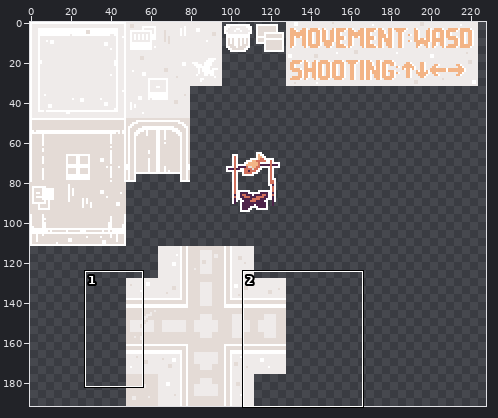
File history of a sprite sheet, assets/tilesets/tileset.png. The first picture is a wide view before the edit; the outline marks the close-up.
Close-up. Old version:
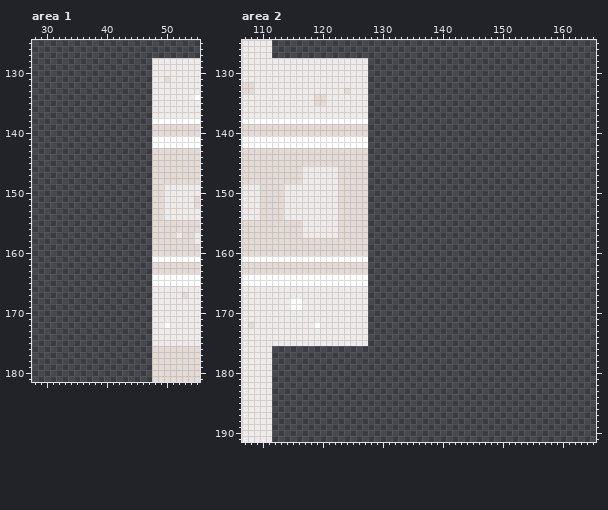
The file is 320x192 pixels. Shown: area 1: x 28..55, y 125..181; area 2: x 107..165, y 125..191. The wide view leaves out empty margins. The commit also changed other parts of the picture, which this record leaves out.
After:
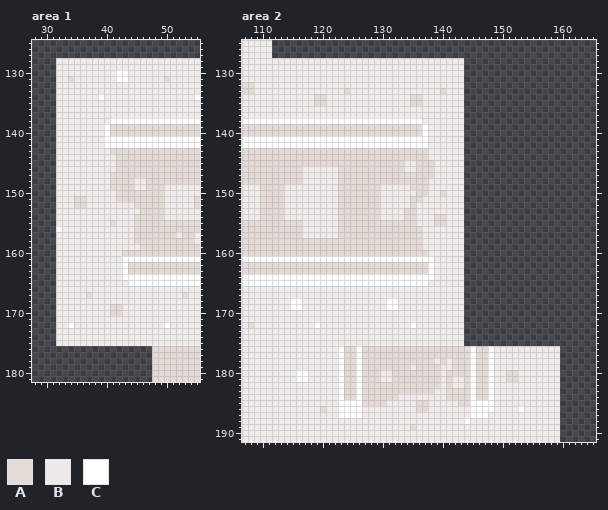
Palette (. is transparent): A #e4dbd6  B #efebea  C #ffffff
What changed:
Changed rows in their new state; - is an unchanged pixel.
Area 1:
first column x 32:
128 BBBBBBBBBBBBBBBB
129 BBBBBBBBBBBBBBBB
130 BBBBBBBBBBCCBBBB
131 BBABBBBBBBCCBBBB
132 BBBBBBBBBBBBBBBB
133 BBBBBBBBBBBBBBBB
134 BBBBBBBCBBBBBBBB
135 BBBBBBBBBBBBBBBB
136 BBBBBBBBBBBBBBBB
137 BBBBBBBBBBBBBBBB
138 BBBBBBBBBCCCCCCC
139 BBBBBBBBCAAAAAAA
140 BBBBBBBBCAAAAAAA
141 BBBBBBBBCCCCCCCC
142 BBBBBBBBCCCCCCCC
143 BBBBBBBBBAAAAAAA
144 BBBBBBBBBBAAAAAA
145 BBBBBBBBBBAAAAAA
146 BBBBBBBBBBAAAAAA
147 BBBBBBBBBAAAAAAA
148 BBBBBBBBBAAAABBA
149 BBBBBBBBBAAAABBA
150 BBBBBBBBBBAAAAAA
151 BBBAABBBBBAAAAAA
152 BBBAABBBBBBBBAAA
153 BBBBBBBBBBBBBBAA
154 BBBBBBBBBBBBBAAA
155 BBBBBBBBBABBBAAA
156 CBBBBBBBBBBBBAAA
157 BBBBBBBBBBBBBAAA
158 BBBBBBBBBBBBBAAA
159 BBBBBBBBBBBBBBAA
160 BBBBBBBBBBBAAAAA
161 BBBBBBBBBBBCCCCC
162 BBBBBBBBBBBCAAAA
163 BBBBBBBBBBBCAAAA
164 BBBBBBBBBBBCCCCC
165 BBBBBBBBBBBBCCCC
166 BBBBBBBBBBBBBBBB
167 BBBBBABBBBBBBBBB
168 BBBBBBBBBBBBBBBB
169 BBBBBBBBBAABBBBB
170 BBBBBBBBBAABBBBB
171 BBBBBBBBBBBBBBBB
172 BBCBBBBBBBBBBBBB
173 BBBBBBBBBBBBBBBB
174 BBBBBBBBBBBBBBBB
175 BBBBBBBBBBBBBBBB
Area 2:
first column x 112:
128 ----------------BBBBBBBBBBBBBBBB----------------
129 ----------------BBBBBBBBBBBBBBBB----------------
130 ----------------BBBBBBBBBBBBBBBB----------------
131 ----------------BBBBBBBBBBBBBBBB----------------
132 ----------------BBBBBBBBBBBBBBBB----------------
133 ----------------BBBBBBBBBBBBABBB----------------
134 ----------------BBBBBBBAABBBBBBB----------------
135 ----------------BBBBBBBAABBBBBBB----------------
136 ----------------BBBBBBBBBBBBBBBB----------------
137 ----------------BBBBBBBBBBBBBBBB----------------
138 ----------------CCCCCCCCCBBBBBBB----------------
139 ----------------AAAAAAAAACBBBBBB----------------
140 ----------------AAAAAAAAACBBBBBB----------------
141 ----------------CCCCCCCCCCBBBBBB----------------
142 ----------------CCCCCCCCCCBBBBBB----------------
143 ----------------AAAAAAAAAABBBBBB----------------
144 ----------------AAAAAAAAAABBBBBB----------------
145 ----------------AAAAAABBAAABBBBB----------------
146 ----------------AAAAAABBAAABBBBB----------------
147 ----------------AAAAAAAAAAABBBBB----------------
148 ----------------AAAAAAAAAABBBBBB----------------
149 ----------------AABBBBBAAABBBBBB----------------
150 ----------------AABBBBBBAABBABBB----------------
151 ----------------AABBBBBAABBBBBBB----------------
152 ----------------AABBBBBABBBBBBBB----------------
153 ----------------AABBBBAABBBBBBBB----------------
154 ----------------AABBBBAABBBAABBB----------------
155 ----------------AAAAAAAABBBAABBB----------------
156 ----------------AAAAAAAAABBBBBBB----------------
157 ----------------AAAAAAAAABBBBBBB----------------
158 ----------------AAAAAAAAABBBBBBB----------------
159 ----------------AAAAAAAAABBBBBBB----------------
160 ----------------AAAAAAAAAABBBBBB----------------
161 ----------------CCCCCCCCCCCBBBBB----------------
162 ----------------AAAAAAAAAACBBBBB----------------
163 ----------------AAAAAAAAAACBBBBB----------------
164 ----------------CCCCCCCCCCCBBBBB----------------
165 ----------------CCCCCCCCCCBBBBBB----------------
166 ----------------BBBBBBBBBBBBBBBB----------------
167 ----------------BBBBBBBBBBBBBBBB----------------
168 ----------------BBBCCBBBBBBBBBBB----------------
169 ----------------BBBCCBBBBBBBBBBB----------------
170 ----------------BBBBBBBBBBBBBBBB----------------
171 ----------------BBBBBBBBBBBBBBBB----------------
172 ----------------BBBBBBBCBBBBBBBB----------------
173 ----------------BBBBBBBBBBBBBBBB----------------
174 ----------------BBBBBBBBBBBBBBBB----------------
175 ----------------BBBBBBBBBBBBBBBB----------------
176 BBBBBBBBBBBCAACAAAAAAAAAAAAAAAAAACAACBBBBBBBBBBB
177 BBBBBBBBBBBCAACAAAAAAAAAAAAAAAAAACAACBBBBBBBBBBB
178 BBBBBBBBBBBCAACAAAAAAAAAAAABABAAACAACBBBBBBBBBBB
179 BBBBBBBBBBBCAACAAAAAAAABAAAABBAAACAACBBBBBBBBBBB
180 BBBBCCBBBBBCAACAAABBAAAAAAAABAAAACAACBBAABBBBBBB
181 BBBBCCBBBBBCAACAAABBAAAAAAAABABBACAACBBAABBBBBBB
182 BBBBBBBBBBBCAACAAAAAAAAAAAAABABBACAACBBBBBBBBBBB
183 BBBBBBBBBBBCAACAAAAAAAAAAAABBAAAACAACBBBBBBBBBBB
184 BBBBBBBBBBBCAACAAAAAABBBBBBBBAAAACAACBBBBBBBBBBB
185 BBBBBBBBBBBCCCCAAAABBBBBAABBBBBAACCCCBBBBBBBBBBB
186 BBBBBBBBABBCCCCBBBBBBBBBAABBBBBBBCCCCBBBBCBBBBBB
187 BBBBBBBBBBBCCCCBBBBBBBBBBBBBBBBBBCCCBBBBBBBBBBBB
188 BBBBBBBBBBBBBBBBBBBBBBBBBBBBBBBBCBBBBBBBBBBBBBBB
189 BBBBBBBBBBBBBBBBBBBBBBBABBBBBBBBBBBBBBBBBBBBBBBB
190 BBBBBBBBBBBBBBBBBBBBBBBBBBBBBBBBBBBBBBBBBBBBBBBB
191 BBBBBBBBBBBBBBBBBBBBBBBBBBBBBBBBBBBBBBBBBBBBBBBB
Changed places in both close-ups, as pixel boxes (x1, y1, x2, y2):
added: (56, 58, 152, 346)
added: (272, 58, 560, 442)
